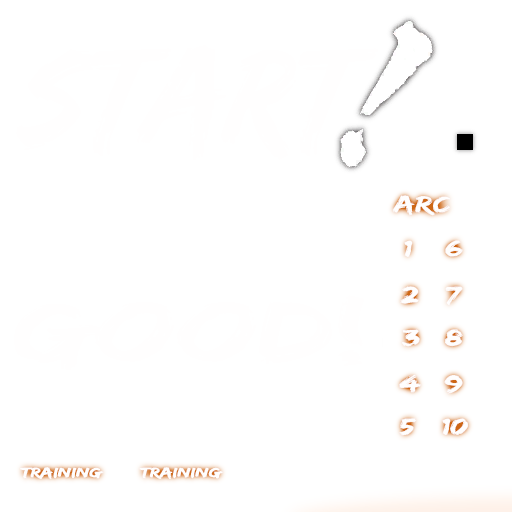
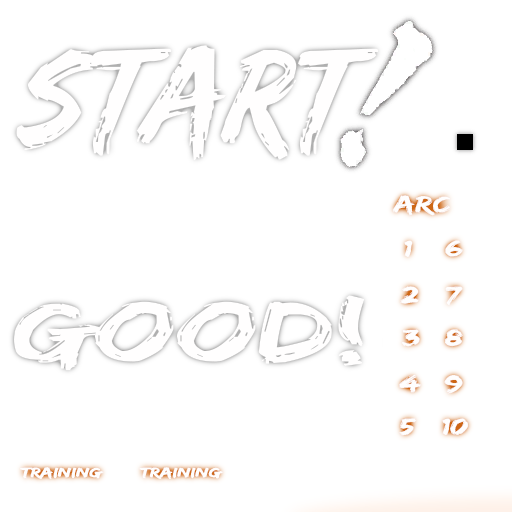
Layered file, before and after one edit (w=512, h=512). Changes by layer:
pixels changed over [9, 41, 381, 374] (layer not identified)